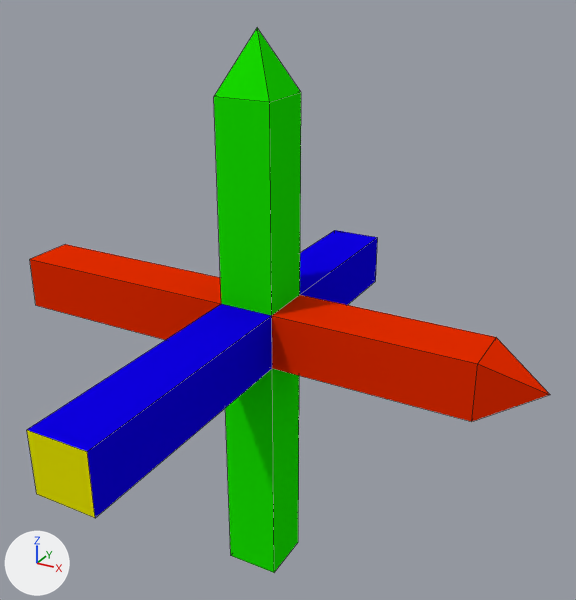
What one commit did to the Blender file assets/models/axises.blend.
One viewpoint serves both versions: a 50 mm camera at (1.314, -2.195, 1.217) aimed at (0.065, 0.076, 0.081). Arrows for +X, +Y and +Z are at lower left; the lights stay in place. Mesh edges are drawn as thin lines.

In view in the first picture: 'axises'.
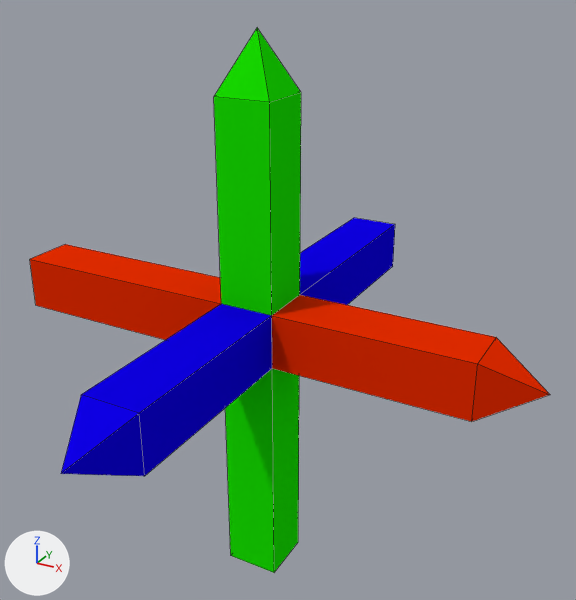
Where the change shows, as pixel boxes (x1, y1, x2, y2) in the pictures (576 x 600 px; the box of a moved part takes in the faces that stretch with it):
```json
{"object": "axises", "change": "reshaped", "before": [27, 28, 550, 573], "after": [30, 28, 550, 573]}
{"part": 1, "of": "me_axises", "change": "moved or reshaped", "before": [300, 230, 378, 305], "after": [61, 304, 272, 476]}
{"part": 2, "of": "me_axises", "change": "moved or reshaped", "before": [27, 304, 272, 518], "after": [300, 218, 395, 305]}
```

Edits to the scene script, one JSON object a line:
```json
{"block": "me_axises", "where": "me_axises.from_pydata(...)  # 43 vertices, 40 faces; spans x -1.0..1.0, y -1.0..1.0, z -1.0..1.0"}
{"block": "me_axises", "where": "# used by ob_axises; location = (0.0, 0.0, 0.0)"}
{"block": "me_axises", "change": "me_axises part 1: the loose piece of 9 vertices spanning x -0.1..0.1, y 0.1..1.0, z -0.1..0.1 is turned -180 degrees about the z axis through the mesh origin"}
{"block": "me_axises", "change": "me_axises part 2: the loose piece of 8 vertices spanning x -0.1..0.1, y -1.0..-0.1, z -0.1..0.1 is turned -180 degrees about the z axis through the mesh origin"}
```
